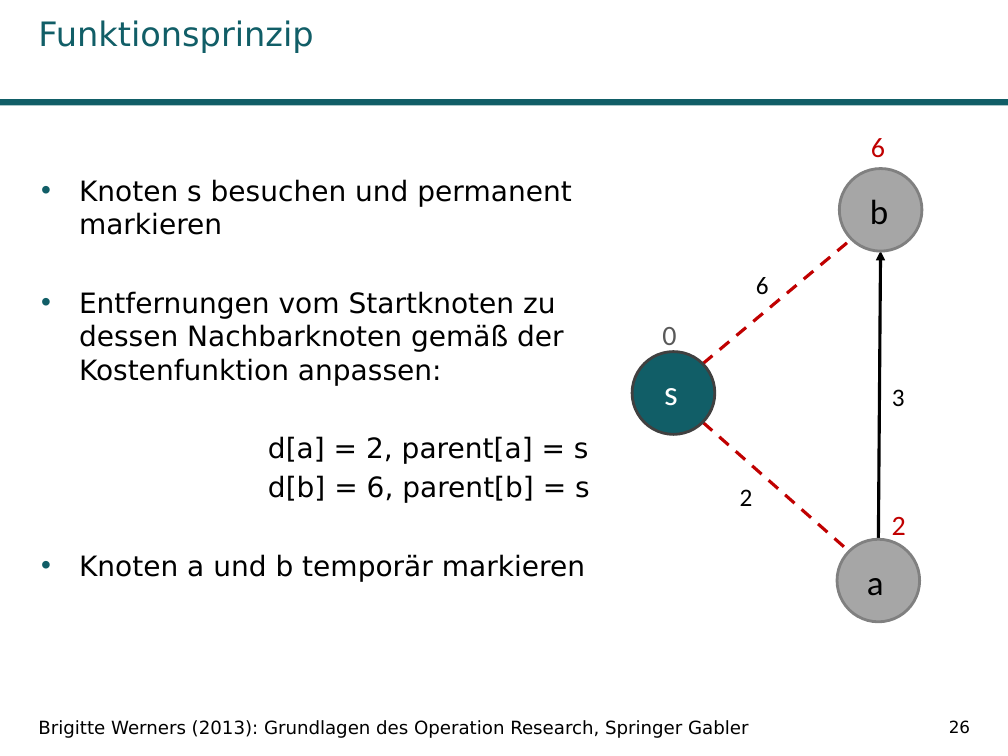
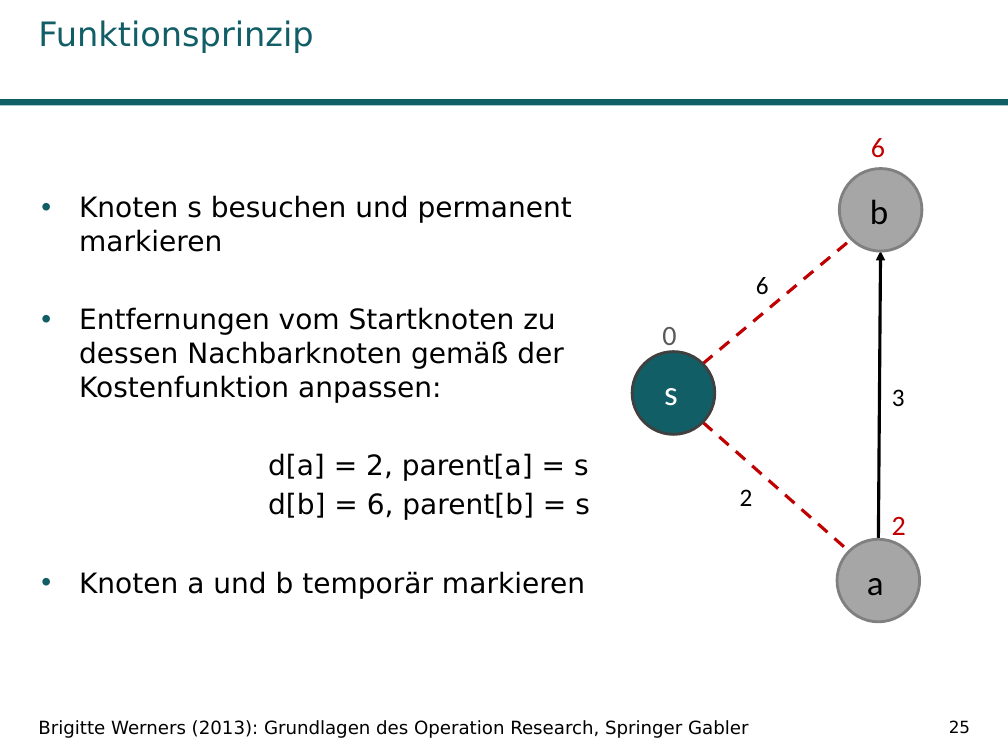
Before and after one commit to Kage0x3B/wissenschaftliches-arbeiten-praesentation, a slide deck: slide 25 of Präsentation Pfadplanungsalgorithmen.pptx (slide 26 before the commit). Drawn at 1008x756 pixels with LibreOffice and Linux fonts; fonts in the diff are those of the drawing; background and template pictures are left out. Boxes give left, top, right and bottom in pixels: in the first picture for what was removed or moved away, otherwise in the second. Text is boxed around its words. In the diff, an @@ line names an element or a change of style, - is before the commit and + after.

```diff
--- a/Präsentation Pfadplanungsalgorithmen.pptx
+++ b/Präsentation Pfadplanungsalgorithmen.pptx
@@ text "Knoten s besuchen und permanent ...": place and size @@
-text "Knoten s besuchen und permanent ..." at bbox=[79, 179, 590, 582]
+text "Knoten s besuchen und permanent ..." at bbox=[79, 195, 590, 599]
@@ page number at bbox=[949, 720, 970, 734]: text changed @@
-26
+25
```
Also in this commit, not shown: 12 other slides changed, 2 slides removed, 1 other file.
